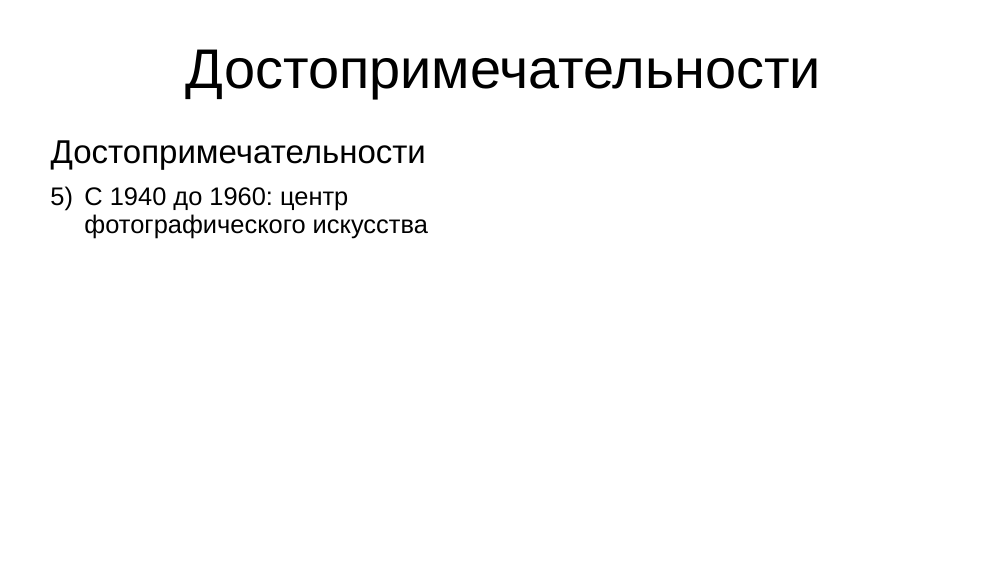
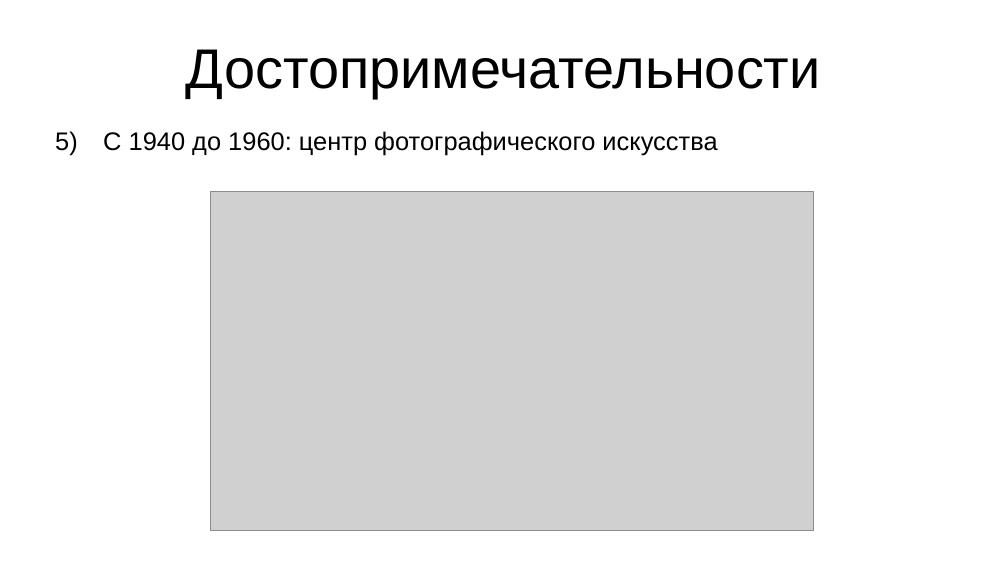
Before and after one commit to smooth7sphere/praesentation_samara, a slide deck: slide 11 of praesentation.odp (slide 10 before the commit). Drawn at 1008x567 pixels with LibreOffice and Linux fonts; fonts in the diff are those of the drawing; grey boxes stand for pictures; background and template pictures are left out. Boxes give left, top, right and bottom in pixels: in the first picture for what was removed or moved away, otherwise in the second. Text is boxed around its words. In the diff, an @@ line names an element or a change of style, - is before the commit and + after.

```diff
--- a/praesentation.odp
+++ b/praesentation.odp
@@ text at box(51, 140, 426, 170): paragraph removed @@
-Достопримечательности
@@ text "С 1940 до 1960: центр ...": place and size @@
-text "С 1940 до 1960: центр ..." at box(51, 140, 428, 239)
+text "С 1940 до 1960: центр ..." at box(103, 131, 717, 155)
@@ picture added at box(210, 191, 814, 531) @@
```
Also in this commit, not shown: 7 other slides changed, 1 slide added, 1 other file.
